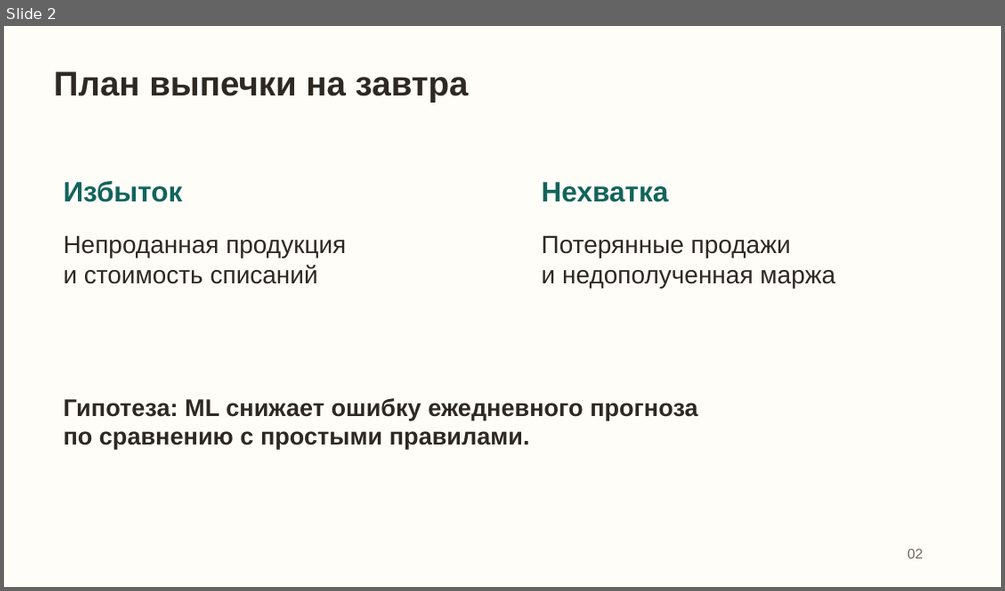
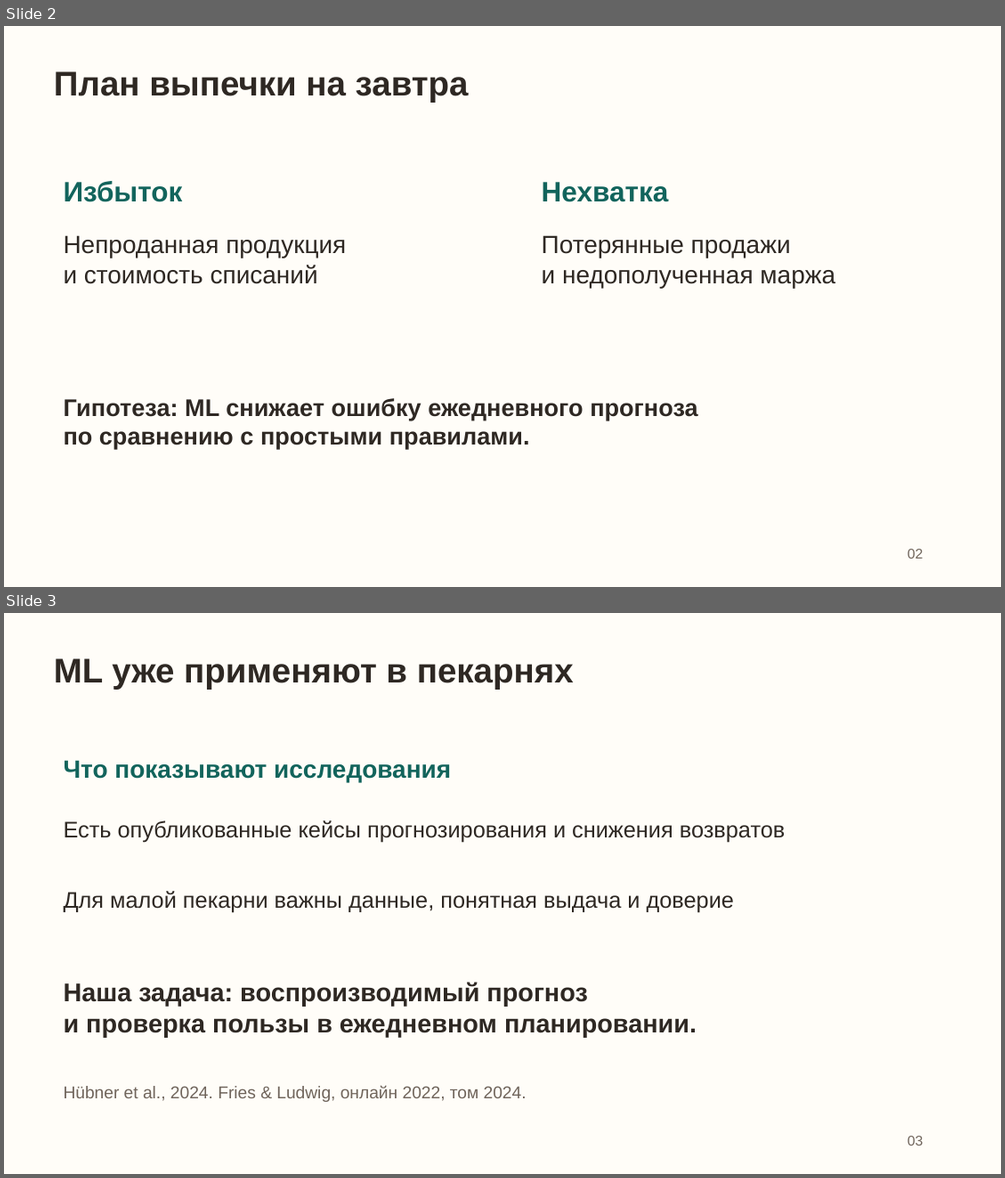
Before and after one commit to geoink/Ymnaia_Pekarna, a slide deck: docs/presentation.pptx. Shown one above the other, each under a label of ours: slide 2 before the commit, slides 2 and 3 after it. The pictures are 1005x591 and 1005x1178 pixels, drawn with LibreOffice and Linux fonts; fonts in the diff are those of the drawing. Boxes give left, top, right and bottom in pixels: in the first picture for what was removed or moved away, otherwise in the second. Text is boxed around its words. In the diff, an @@ line names an element or a change of style, - is before the commit and + after.

```diff
--- a/docs/presentation.pptx
+++ b/docs/presentation.pptx
@@ slide 3 added at box(4, 613, 1001, 1174), background #FFFDF8 @@
@@ text added at box(54, 658, 574, 690), 33 pt, text #2E2823, bold @@
+ML уже применяют в пекарнях
@@ text added at box(64, 760, 451, 782), 24 pt, text #12645C, bold @@
+Что показывают исследования
@@ text added at box(64, 820, 785, 843), 21.8 pt, text #2E2823 @@
+Есть опубликованные кейсы прогнозирования и снижения возвратов
@@ text added at box(64, 891, 734, 913), 21.8 pt, text #2E2823 @@
+Для малой пекарни важны данные, понятная выдача и доверие
@@ text added at box(64, 981, 696, 1037), 24.8 pt, text #2E2823, bold @@
+Наша задача: воспроизводимый прогноз
+и проверка пользы в ежедневном планировании.
@@ text added at box(64, 1086, 526, 1102), 16.5 pt, text #6F645B @@
+Hübner et al., 2024. Fries & Ludwig, онлайн 2022, том 2024.
@@ text added at box(907, 1135, 922, 1145), 13.5 pt, text #6F645B @@
+03
```
Also in this commit, not shown: 10 slides changed, 8 other slides added, 16 other files.
